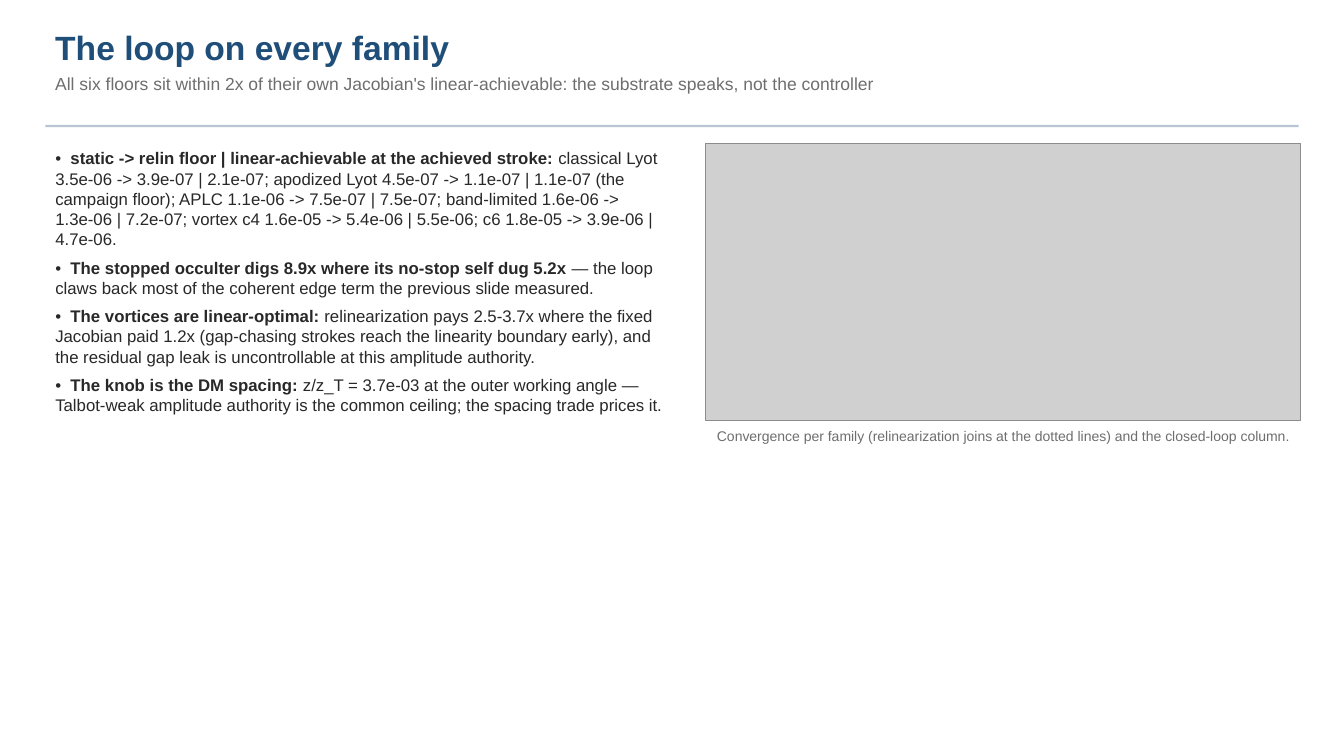
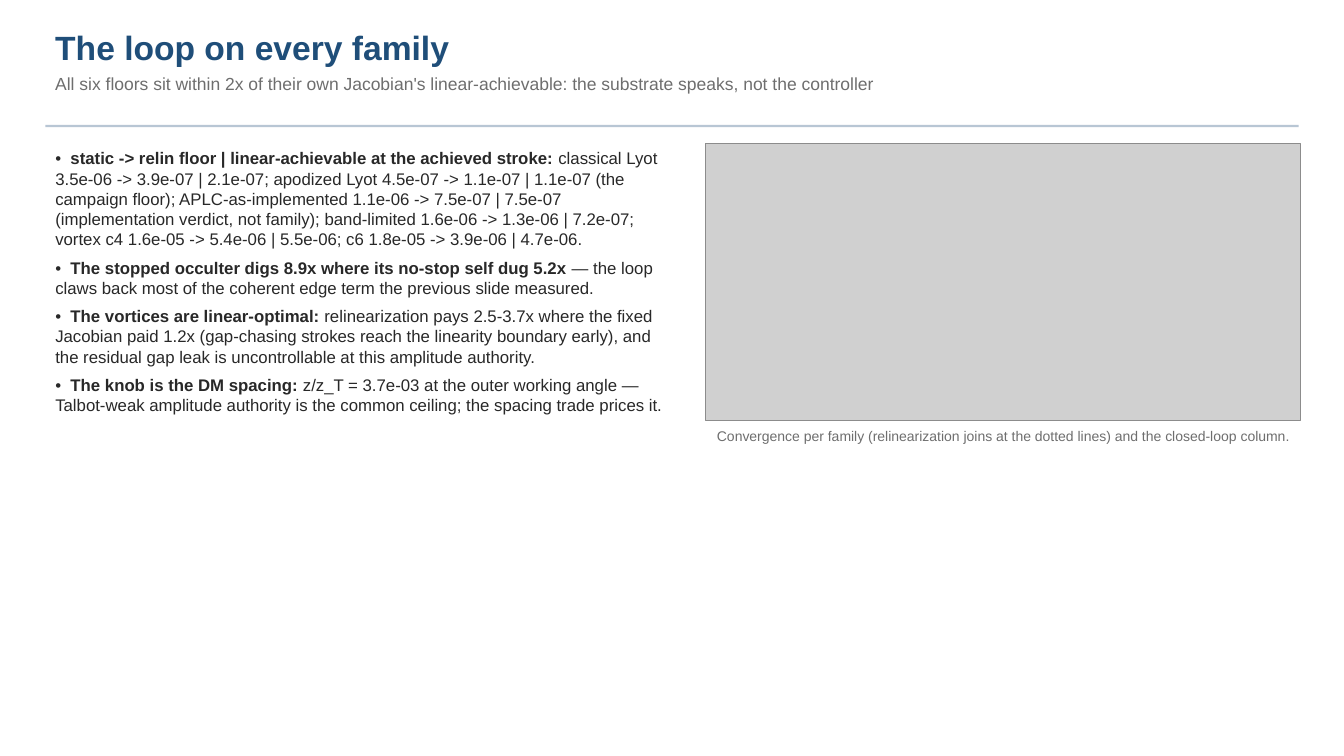
Before and after one commit to nasa-jpl/MACOS_resources, a slide deck: slide 11 of mmacos/templates/80_end_to_end/e2e6m_r2/deck_e2e6m_r2.pptx. Drawn at 1344x756 pixels with LibreOffice and Linux fonts; fonts in the diff are those of the drawing; grey boxes stand for pictures. Boxes give left, top, right and bottom in pixels: in the first picture for what was removed or moved away, otherwise in the second. Text is boxed around its words. In the diff, an @@ line names an element or a change of style, - is before the commit and + after.

```diff
--- a/mmacos/templates/80_end_to_end/e2e6m_r2/deck_e2e6m_r2.pptx
+++ b/mmacos/templates/80_end_to_end/e2e6m_r2/deck_e2e6m_r2.pptx
@@ text at box(55, 152, 657, 247): text changed @@
-• static -> relin floor | linear-achievable at the achieved stroke: classical Lyot 3.5e-06 -> 3.9e-07 | 2.1e-07; apodized Lyot 4.5e-07 -> 1.1e-07 | 1.1e-07 (the campaign floor); APLC 1.1e-06 -> 7.5e-07 | 7.5e-07; band-limited 1.6e-06 -> 1.3e-06 | 7.2e-07; vortex c4 1.6e-05 -> 5.4e-06 | 5.5e-06; c6 1.8e-05 -> 3.9e-06 | 4.7e-06.
+• static -> relin floor | linear-achievable at the achieved stroke: classical Lyot 3.5e-06 -> 3.9e-07 | 2.1e-07; apodized Lyot 4.5e-07 -> 1.1e-07 | 1.1e-07 (the campaign floor); APLC-as-implemented 1.1e-06 -> 7.5e-07 | 7.5e-07 (implementation verdict, not family); band-limited 1.6e-06 -> 1.3e-06 | 7.2e-07; vortex c4 1.6e-05 -> 5.4e-06 | 5.5e-06; c6 1.8e-05 -> 3.9e-06 | 4.7e-06.
```
Also in this commit, not shown: 3 other slides changed, 2 slides added, 5 other files.
